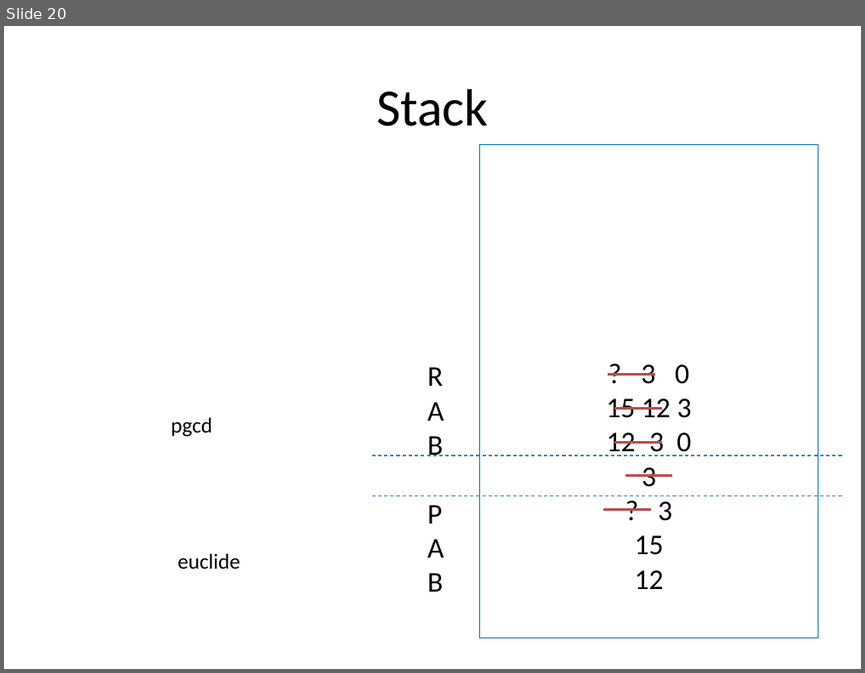
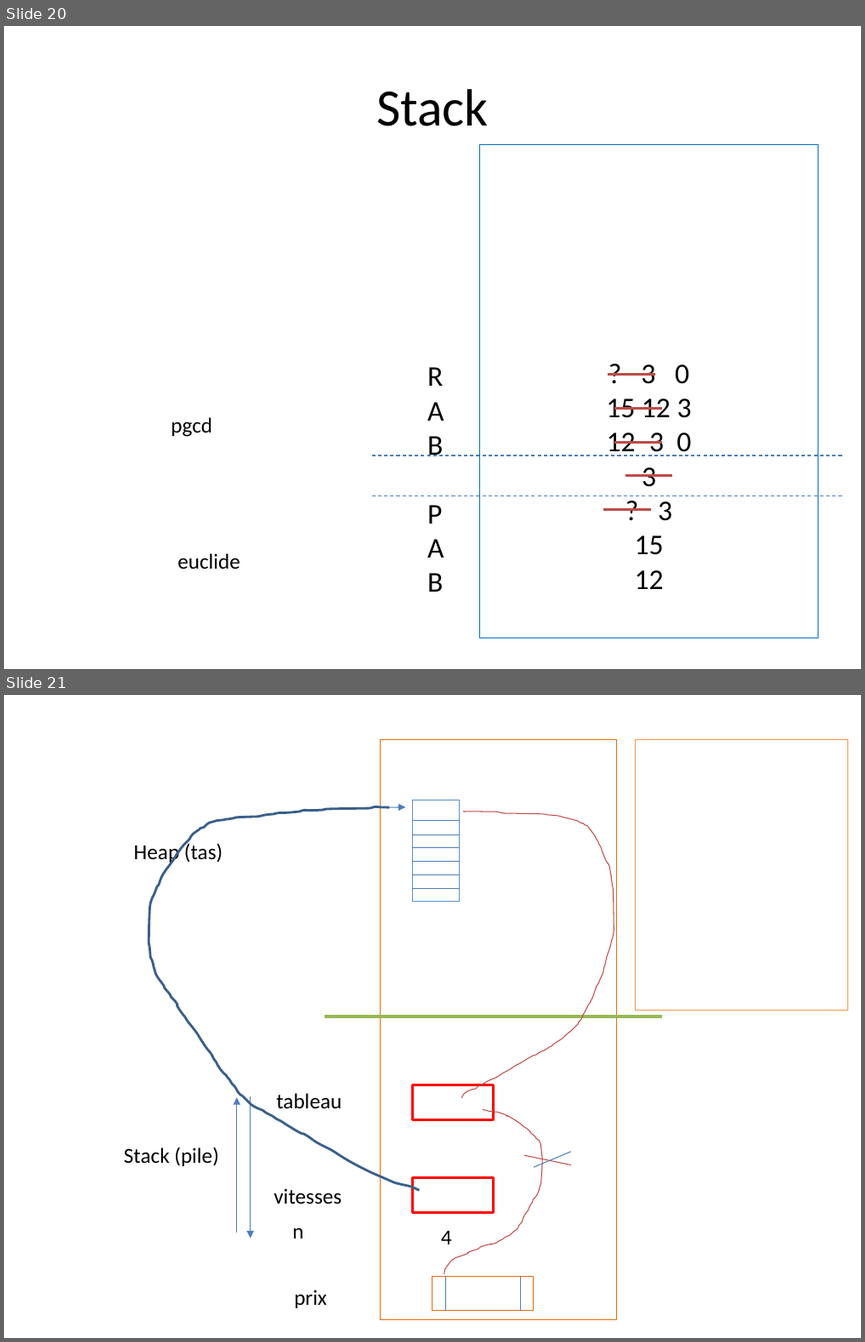
Before and after one commit to matthcol/CPP2019_07, a slide deck: CPP.pptx. Shown one above the other, each under a label of ours: slide 20 before the commit, slides 20 and 21 after it. The pictures are 865x673 and 865x1342 pixels, drawn with LibreOffice and Linux fonts; fonts in the diff are those of the drawing. Boxes give left, top, right and bottom in pixels: in the first picture for what was removed or moved away, otherwise in the second. Text is boxed around its words. In the diff, an @@ line names an element or a change of style, - is before the commit and + after.

```diff
--- a/CPP.pptx
+++ b/CPP.pptx
@@ slide 21 added at (4, 695, 861, 1338), background #FFFFFF @@
@@ rectangle added at (381, 739, 617, 1320), outline #E46C0A 0.75 pt @@
@@ rectangle added at (635, 739, 847, 1009), outline #F79646 0.75 pt @@
@@ freeform shape added at (148, 806, 420, 1190), outline #3A5F8C 2 pt @@
@@ arrow added from (390, 807) to (406, 807), #4B7EBC 0.75 pt @@
@@ rectangle added at (412, 800, 459, 902), outline #558ED5 0.75 pt @@
@@ line added from (412, 821) to (459, 821), #4B7EBC 0.75 pt @@
@@ freeform shape added at (461, 811, 614, 1098), outline #BF4C48 0.75 pt @@
@@ text added at (134, 842, 222, 865), 18 pt, text #000000 @@
+Heap (tas)
@@ line added from (412, 834) to (459, 834), #4B7EBC 0.75 pt @@
@@ line added from (412, 847) to (459, 847), #4B7EBC 0.75 pt @@
@@ line added from (412, 862) to (459, 862), #4B7EBC 0.75 pt @@
@@ line added from (412, 875) to (459, 875), #4B7EBC 0.75 pt @@
@@ line added from (412, 888) to (459, 888), #4B7EBC 0.75 pt @@
@@ line added from (324, 1016) to (662, 1016), #98B955 3 pt @@
@@ arrow added from (237, 1232) to (237, 1097), #4B7EBC 0.75 pt @@
@@ arrow added from (250, 1096) to (250, 1237), #4B7EBC 0.75 pt @@
@@ text added at (276, 1093, 341, 1109), 18 pt, text #000000 @@
+tableau
@@ rectangle added at (412, 1085, 493, 1119), outline #FF0000 2.25 pt @@
@@ freeform shape added at (444, 1109, 543, 1273), outline #BF4C48 0.75 pt @@
@@ text added at (124, 1146, 219, 1166), 18 pt, text #000000 @@
+Stack (pile)
@@ line added from (571, 1151) to (534, 1167), #4B7EBC 0.75 pt @@
@@ rectangle added at (412, 1178, 493, 1212), outline #FF0000 2.25 pt @@
@@ line added from (524, 1155) to (571, 1164), #BF4C48 0.75 pt @@
@@ text added at (273, 1188, 341, 1204), 18 pt, text #000000 @@
+vitesses
@@ text added at (292, 1227, 303, 1238), 18 pt, text #000000 @@
+n
@@ text added at (441, 1230, 452, 1244), 18 pt, text #000000 @@
+4
@@ rectangle added at (432, 1276, 534, 1310), outline #E46C0A 0.75 pt @@
@@ line added from (446, 1276) to (446, 1310), #4B7EBC 0.75 pt @@
@@ line added from (520, 1276) to (520, 1310), #4B7EBC 0.75 pt @@
@@ text added at (294, 1289, 327, 1308), 18 pt, text #000000 @@
+prix
```
Also in this commit, not shown: 4 other slides added, 1 slide removed.
